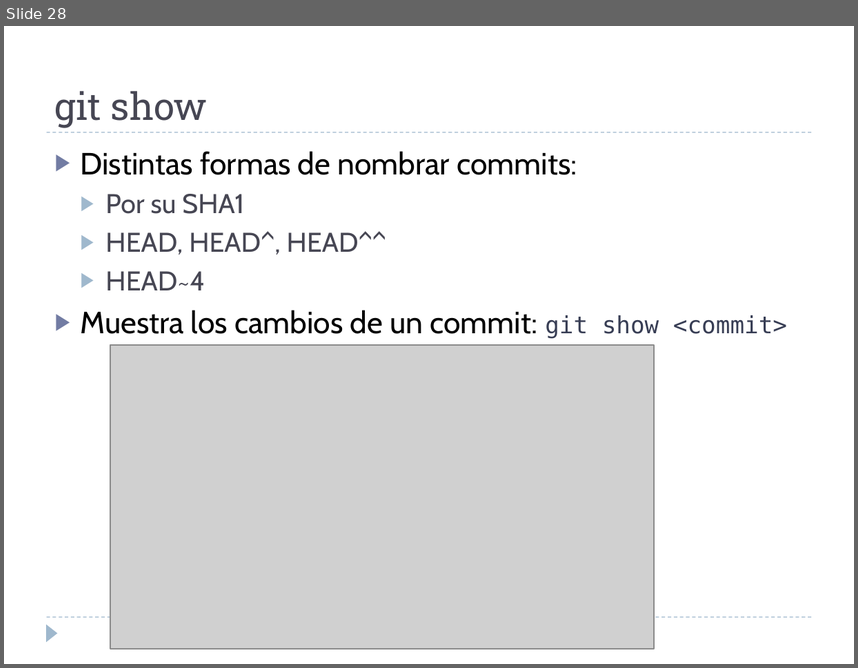
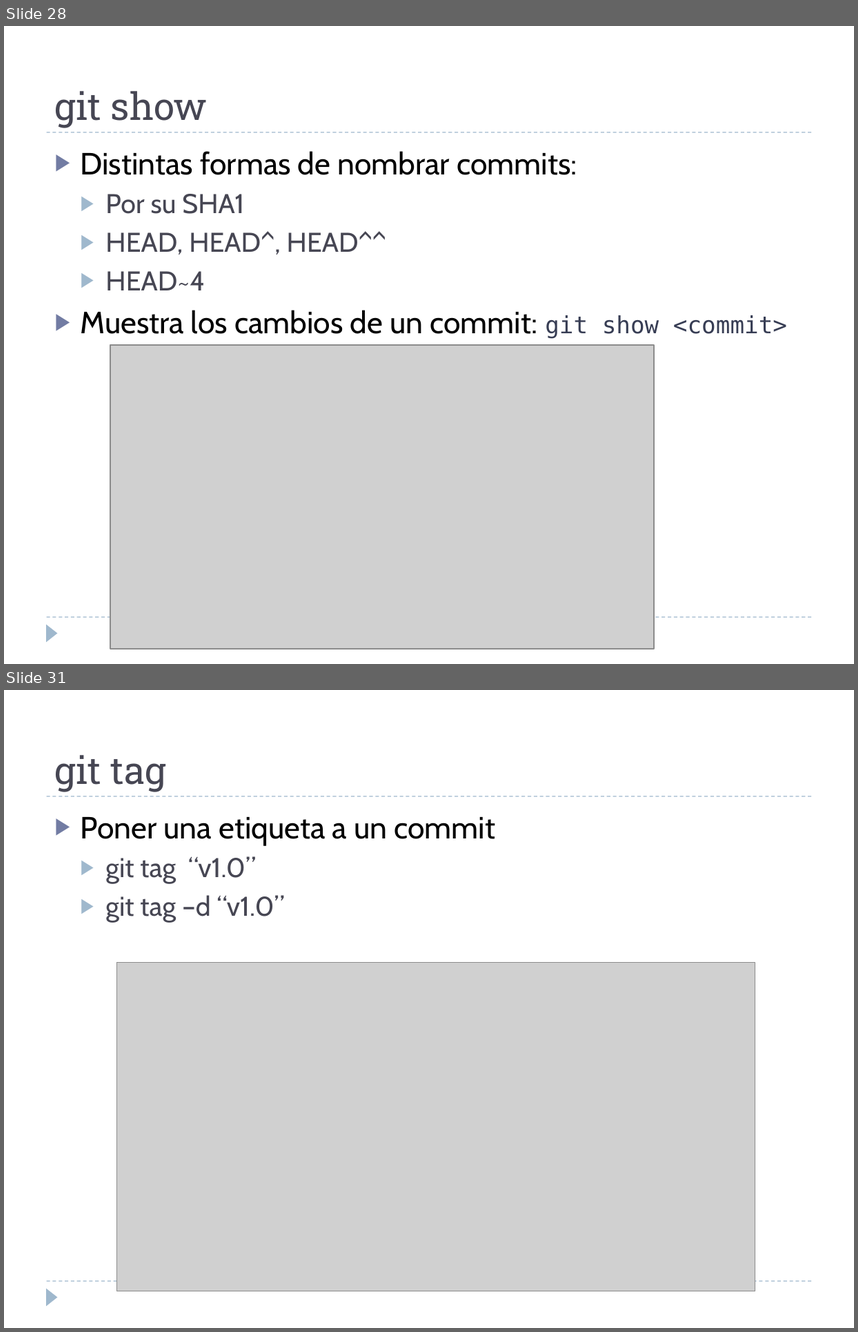
Before and after one commit to martina-if/curso_git, a slide deck: GIT.ppt. Shown one above the other, each under a label of ours: slide 28 before the commit, slides 28 and 31 after it; the slides between them are not shown. The pictures are 858x668 and 858x1332 pixels, drawn with LibreOffice and Linux fonts; fonts in the diff are those of the drawing; grey boxes stand for pictures. Boxes give left, top, right and bottom in pixels: in the first picture for what was removed or moved away, otherwise in the second. Text is boxed around its words. In the diff, an @@ line names an element or a change of style, - is before the commit and + after.

```diff
--- a/GIT.ppt
+++ b/GIT.ppt
@@ slide 31 added at [4,690,854,1328], background #FFFFFF; not listed: 3 template elements that a slide beside it also shows @@
@@ title added at [55,755,167,792], 32 pt, text #464653 @@
+git tag
@@ text added at [80,817,495,923], 23 pt, text #464653 @@
+▶ Poner una etiqueta a un commit
+  ▶ git tag “v1.0”
+  ▶ git tag –d “v1.0”
@@ picture added at [117,962,755,1290] @@
```
Also in this commit, not shown: 1 other slide added, 2 slides removed.
